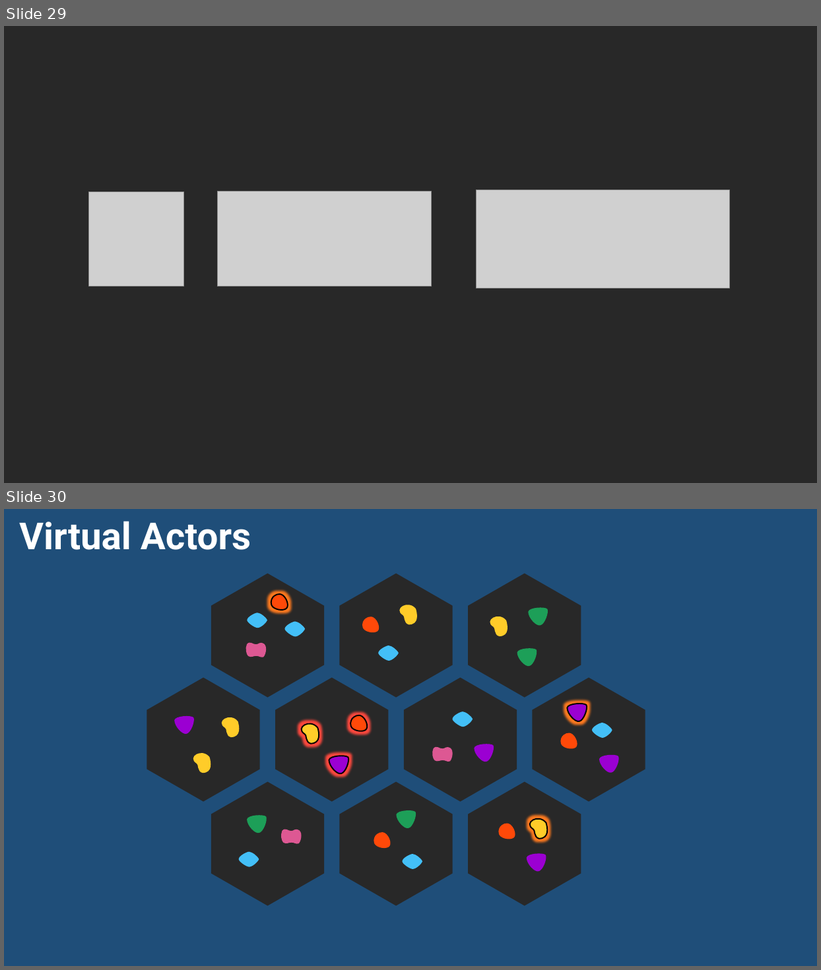
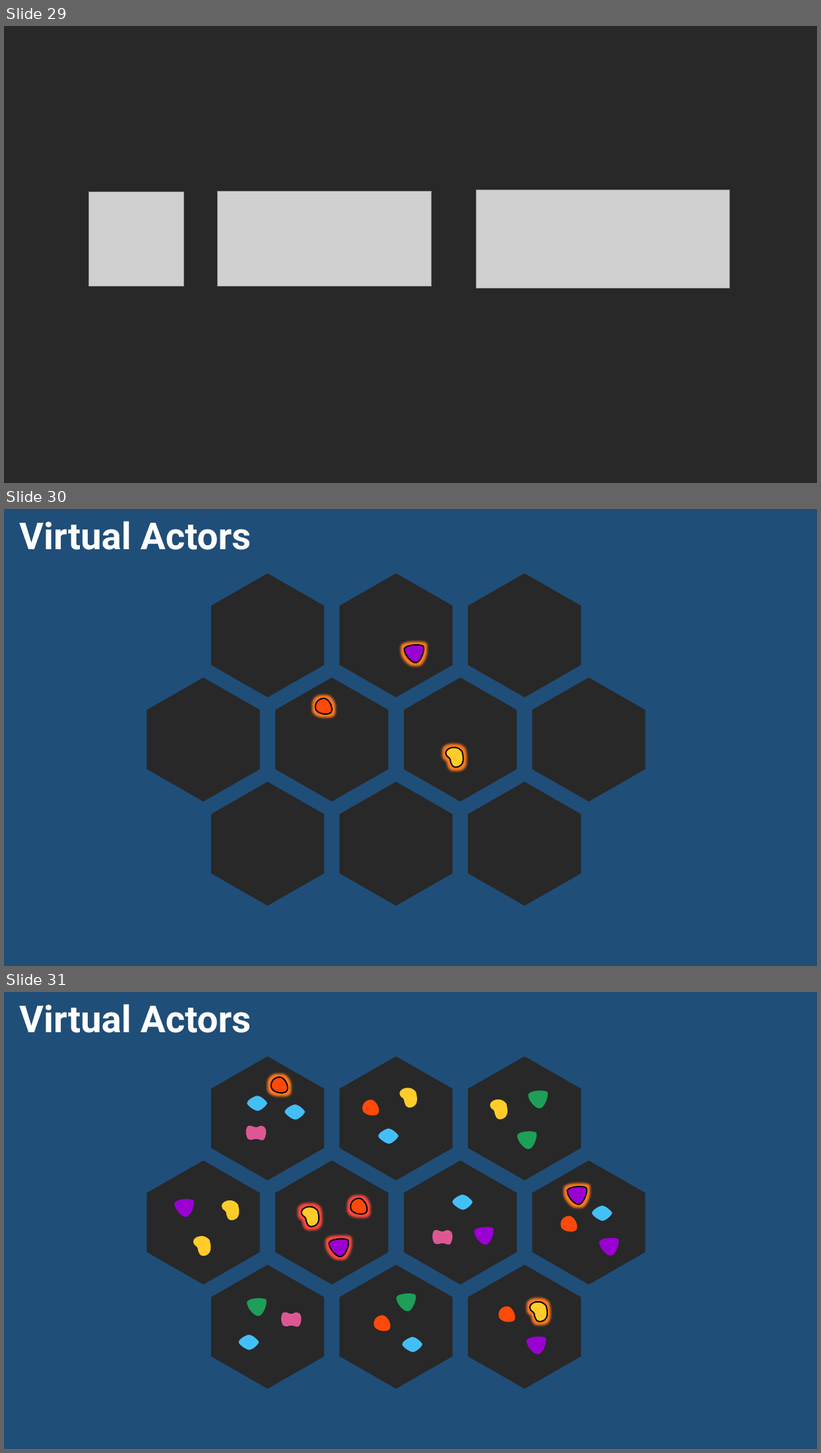
Before and after one commit to rogeralsing/Presentations, a slide deck: Abax/failingactors.pptx. Shown one above the other, each under a label of ours: slides 29 and 30 before the commit, slides 29, 30 and 31 after it. The pictures are 821x970 and 821x1453 pixels, drawn with LibreOffice and Linux fonts; fonts in the diff are those of the drawing; grey boxes stand for pictures. Boxes give left, top, right and bottom in pixels: in the first picture for what was removed or moved away, otherwise in the second. Text is boxed around its words. In the diff, an @@ line names an element or a change of style, - is before the commit and + after.

```diff
--- a/Abax/failingactors.pptx
+++ b/Abax/failingactors.pptx
@@ slide 30 added at <box>4,509,817,966</box>, background #1F4E79 @@
@@ text added at <box>19,521,251,550</box>, 44 pt, text #FFFFFF, bold @@
+Virtual Actors
@@ hexagon added at <box>211,574,324,698</box>, fill #282828 @@
@@ hexagon added at <box>339,574,452,698</box>, fill #282828 @@
@@ hexagon added at <box>468,574,581,698</box>, fill #282828 @@
@@ freeform shape added at <box>404,644,426,664</box>, fill #9B00D2, outline #000000 1.5 pt @@
@@ hexagon added at <box>147,678,259,802</box>, fill #282828 @@
@@ hexagon added at <box>275,678,388,802</box>, fill #282828 @@
@@ hexagon added at <box>404,678,517,802</box>, fill #282828 @@
@@ hexagon added at <box>532,678,645,802</box>, fill #282828 @@
@@ freeform shape added at <box>312,696,335,718</box>, fill #FF4909, outline #000000 1.5 pt @@
@@ freeform shape added at <box>444,744,468,770</box>, fill #FFCC29, outline #000000 1.5 pt @@
@@ hexagon added at <box>211,782,324,906</box>, fill #282828 @@
@@ hexagon added at <box>339,782,452,906</box>, fill #282828 @@
@@ hexagon added at <box>468,782,581,906</box>, fill #282828 @@
@@ what was slide 30 is now slide 31 @@
```
Also in this commit, not shown: 1 slide changed.
